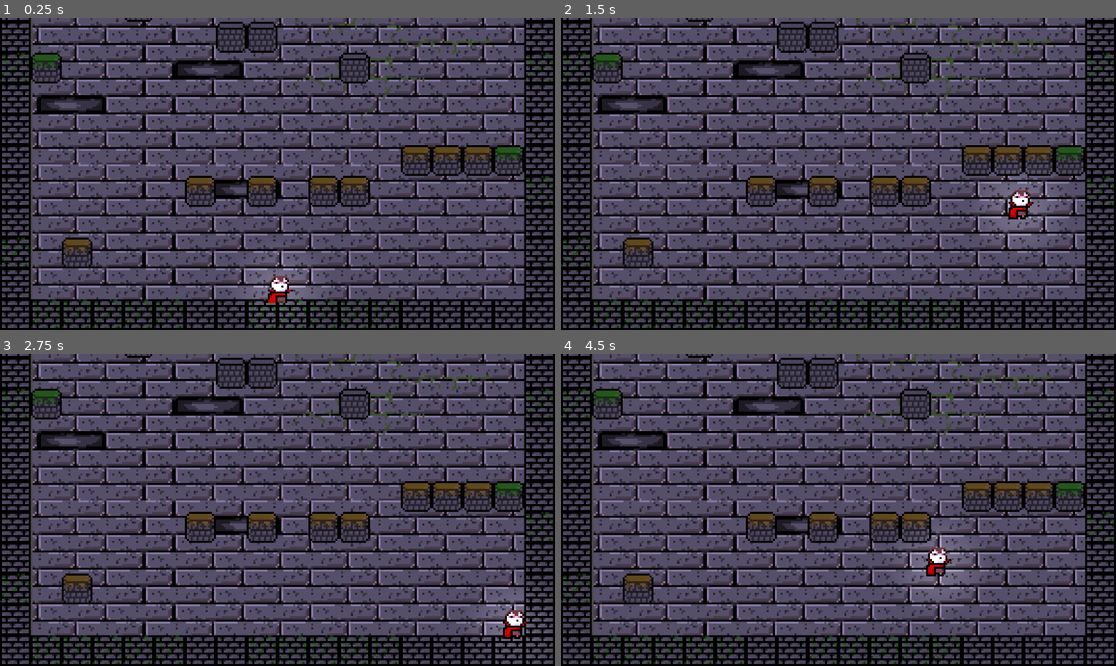
Above: before the commit, frames 1-4 (two rows, left to right).
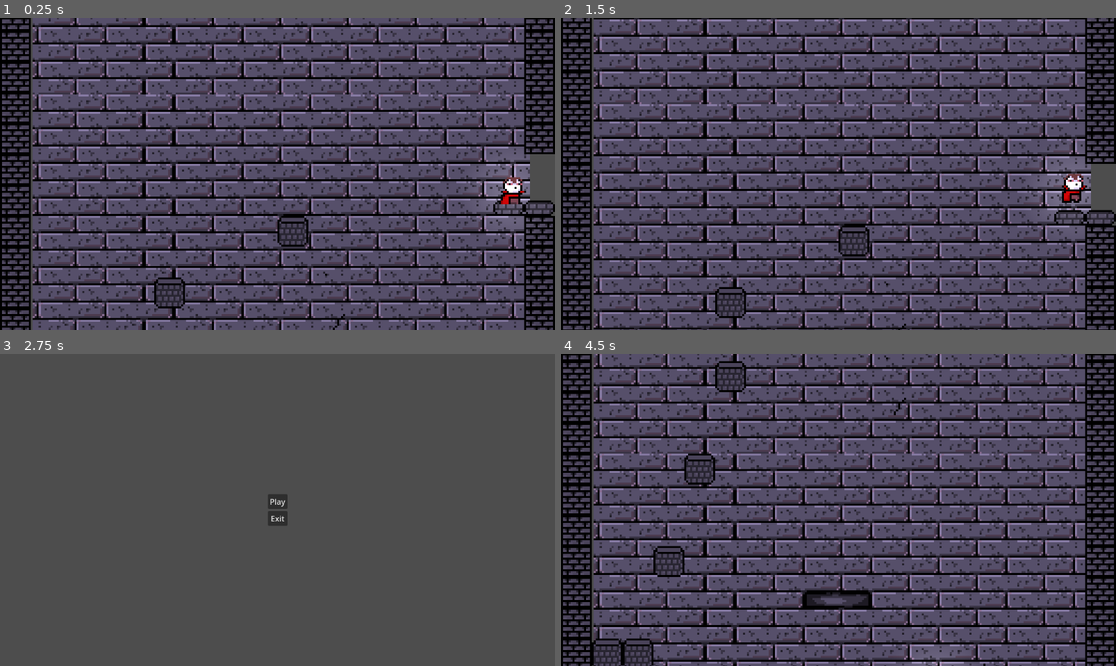
Above: after the commit, the same moments.

Repository: demaradr/godot-mario
Game: Godot game, scene res://Scenes/game.tscn
The game is run twice, just before and just after one commit, with the same random seed, the same clock (stepped at 60 frames per second) and the same inputs.
Inputs (mouse positions are in pixels of both pictures, inside the frame that each line leads up to):
- Up to frame 1 (0.25 s): no input
- Up to frame 2 (1.5 s): hold D (move_right) 0.53-1.25 s; tap Space (jump) at 0.6, 0.77, 1.07 s; click (838, 164) at 1.25 s, where only the run after the commit has a clickable "Play"
- Up to frame 3 (2.75 s): hold D (move_right) from 2.03 s (still down); tap Space (jump) at 2.1, 2.27, 2.57 s
- Up to frame 4 (4.5 s): release D (move_right) at 2.75 s; click (838, 500) at 2.75 s, where only the run after the commit has a clickable "Play"; hold A (move_left) 3.53-4.28 s; tap Space (jump) at 3.6, 4.35 s; hold D (move_right) from 4.28 s (still down)

The runs differ from the first frame. In frame 1, 38% of the frame differs, in the area x 0-100%, y 0-100%; in frame 2, 61%; in frame 3, 86%; in frame 4, 67%.

Commit message:
added enemy and variable jump height
Made the slime enemy
Added variable jump height making the height different if you tap or hold down the jump button

Diff:
--- a/Scenes/game.tscn
+++ b/Scenes/game.tscn
@@ -1,10 +1,10 @@
-[gd_scene load_steps=12 format=3 uid="uid://01178eajh4y5"]
+[gd_scene load_steps=11 format=3 uid="uid://01178eajh4y5"]
 
 [ext_resource type="PackedScene" uid="uid://qcnb6lmmbng8" path="res://Scenes/player.tscn" id="1_ebmjs"]
 [ext_resource type="Texture2D" uid="uid://6gr8y6722djj" path="res://assets/Background.png" id="1_wrm1d"]
 [ext_resource type="Texture2D" uid="uid://j4tth6gg65pc" path="res://assets/Tile set.png" id="2_qxrlw"]
 [ext_resource type="Script" uid="uid://dgnji70ie8g4n" path="res://Scenes/area_2d.gd" id="4_3dryh"]
-[ext_resource type="PackedScene" uid="uid://dne1go6n2a2kb" path="res://Scenes/killzone.tscn" id="5_wowpa"]
+[ext_resource type="PackedScene" uid="uid://dohfbgfek6bt1" path="res://Scenes/slime.tscn" id="6_i6g32"]
 
 [sub_resource type="TileSetAtlasSource" id="TileSetAtlasSource_wrm1d"]
 texture = ExtResource("2_qxrlw")
@@ -129,9 +129,6 @@
 [sub_resource type="RectangleShape2D" id="RectangleShape2D_wowpa"]
 size = Vector2(31, 24)
 
-[sub_resource type="RectangleShape2D" id="RectangleShape2D_i6g32"]
-size = Vector2(53, 18)
-
 [node name="Game" type="Node2D"]
 
 [node name="WellBackground" type="Sprite2D" parent="."]
@@ -145,7 +142,9 @@
 layer_0/tile_data = PackedInt32Array(-65528, 65536, 11, -131064, 65536, 11, -196600, 65536, 11, -262136, 196608, 11, -3 …(3519 unchanged characters)…
 
 [node name="Player" parent="." instance=ExtResource("1_ebmjs")]
-position = Vector2(1, 0)
+top_level = true
+position = Vector2(122, -744)
+collision_layer = 2
 
 [node name="Camera2D" type="Camera2D" parent="Player"]
 position = Vector2(0, -6)
@@ -166,17 +165,15 @@
 blend_mode = 1
 
 [node name="Endlevel1" type="Area2D" parent="."]
+collision_mask = 2
 script = ExtResource("4_3dryh")
 
 [node name="CollisionShape2D" type="CollisionShape2D" parent="Endlevel1"]
 position = Vector2(176.5, -740)
 shape = SubResource("RectangleShape2D_wowpa")
 
-[node name="Killzone" parent="." instance=ExtResource("5_wowpa")]
-collision_mask = 3
-
-[node name="CollisionShape2D" type="CollisionShape2D" parent="Killzone"]
-position = Vector2(-57, -17)
-shape = SubResource("RectangleShape2D_i6g32")
+[node name="Slime" parent="." instance=ExtResource("6_i6g32")]
+position = Vector2(-93, -6)
+scale = Vector2(1.00395, 1)
 
 [connection signal="body_entered" from="Endlevel1" to="Endlevel1" method="_on_body_entered"]
--- a/Scenes/slime.tscn
+++ b/Scenes/slime.tscn
@@ -1,25 +1,82 @@
-[gd_scene load_steps=4 format=3 uid="uid://dohfbgfek6bt1"]
+[gd_scene load_steps=12 format=3 uid="uid://dohfbgfek6bt1"]
 
+[ext_resource type="Script" uid="uid://dp32kw70qwvgq" path="res://Scripts/slime.gd" id="1_aiwxb"]
 [ext_resource type="Texture2D" uid="uid://8sqxyfheqytp" path="res://assets/Slime.png" id="1_swwnm"]
+[ext_resource type="PackedScene" uid="uid://dne1go6n2a2kb" path="res://Scenes/killzone.tscn" id="2_aiwxb"]
+
+[sub_resource type="AtlasTexture" id="AtlasTexture_aiwxb"]
+atlas = ExtResource("1_swwnm")
+region = Rect2(2, 28, 33, 28)
 
 [sub_resource type="AtlasTexture" id="AtlasTexture_paq7w"]
 atlas = ExtResource("1_swwnm")
-region = Rect2(2, 28, 33, 28)
+region = Rect2(35, 28, 33, 28)
+
+[sub_resource type="AtlasTexture" id="AtlasTexture_f4si1"]
+atlas = ExtResource("1_swwnm")
+region = Rect2(68, 28, 33, 28)
+
+[sub_resource type="AtlasTexture" id="AtlasTexture_5gljc"]
+atlas = ExtResource("1_swwnm")
+region = Rect2(101, 28, 33, 28)
+
+[sub_resource type="AtlasTexture" id="AtlasTexture_vblni"]
+atlas = ExtResource("1_swwnm")
+region = Rect2(134, 28, 33, 28)
+
+[sub_resource type="AtlasTexture" id="AtlasTexture_e388w"]
+atlas = ExtResource("1_swwnm")
+region = Rect2(167, 28, 33, 28)
 
 [sub_resource type="SpriteFrames" id="SpriteFrames_f4si1"]
 animations = [{
 "frames": [{
 "duration": 1.0,
+"texture": SubResource("AtlasTexture_aiwxb")
+}, {
+"duration": 1.0,
 "texture": SubResource("AtlasTexture_paq7w")
+}, {
+"duration": 1.0,
+"texture": SubResource("AtlasTexture_f4si1")
+}, {
+"duration": 1.0,
+"texture": SubResource("AtlasTexture_5gljc")
+}, {
+"duration": 1.0,
+"texture": SubResource("AtlasTexture_vblni")
+}, {
+"duration": 1.0,
+"texture": SubResource("AtlasTexture_e388w")
 }],
 "loop": true,
 "name": &"default",
-"speed": 10.0
+"speed": 6.0
 }]
 
+[sub_resource type="CapsuleShape2D" id="CapsuleShape2D_swwnm"]
+radius = 5.0
+height = 14.7059
+
 [node name="Slime" type="Node2D"]
+script = ExtResource("1_aiwxb")
 
 [node name="AnimatedSprite2D" type="AnimatedSprite2D" parent="."]
 position = Vector2(1, 0)
 sprite_frames = SubResource("SpriteFrames_f4si1")
 autoplay = "default"
+
+[node name="Killzone" parent="." instance=ExtResource("2_aiwxb")]
+
+[node name="CollisionShape2D" type="CollisionShape2D" parent="Killzone"]
+position = Vector2(6, 0)
+scale = Vector2(1.47718, 0.869818)
+shape = SubResource("CapsuleShape2D_swwnm")
+
+[node name="RayCastRight" type="RayCast2D" parent="."]
+position = Vector2(7, 0)
+target_position = Vector2(12, 0)
+
+[node name="RayCastLeft" type="RayCast2D" parent="."]
+position = Vector2(7, 0)
+target_position = Vector2(-14, 0)
--- a/Scripts/killzone.gd
+++ b/Scripts/killzone.gd
@@ -6,8 +6,11 @@
 
 func _on_body_entered(body: Node2D):
 	print("You died") # Replace with function body.
+	Engine.time_scale = 0.5
+	body.get_node("CollisionShape2D").queue_free()
 	timer.start()
 
 
 func _on_timer_timeout():
+	Engine.time_scale = 1
 	get_tree().reload_current_scene() # Replace with function body.
--- a/Scripts/player.gd
+++ b/Scripts/player.gd
@@ -44,5 +44,10 @@
 		can_coyote_jump = true
 		coyote_timer.start()
 
+func _input(event):
+	if event.is_action_released("jump"):
+		if velocity.y < 0.0:
+			velocity.y *= 0.5
+
 func _on_coyote_timer_timeout() -> void:
 	can_coyote_jump = false
--- /dev/null
+++ b/Scripts/slime.gd
@@ -0,0 +1,21 @@
+extends Node2D
+
+
+const SPEED = 30
+var direction = 1
+
+@onready var ray_cast_right: RayCast2D = $RayCastRight
+@onready var ray_cast_left: RayCast2D = $RayCastLeft
+@onready var animated_sprite_2d: AnimatedSprite2D = $AnimatedSprite2D
+
+
+func _process(delta: float):
+	if ray_cast_right.is_colliding():
+		direction = -1
+		animated_sprite_2d.flip_h = true
+
+	if ray_cast_left.is_colliding():
+		direction = 1
+		animated_sprite_2d.flip_h = false
+
+	position.x += direction * SPEED * delta
--- a/project.godot
+++ b/project.godot
@@ -35,6 +35,12 @@
 ]
 }
 
+[layer_names]
+
+2d_physics/layer_1="Environment"
+2d_physics/layer_2="Player"
+2d_physics/layer_3="Enemy"
+
 [rendering]
 
 textures/canvas_textures/default_texture_filter=0
Not shown, added: Scripts/slime.gd.uid
